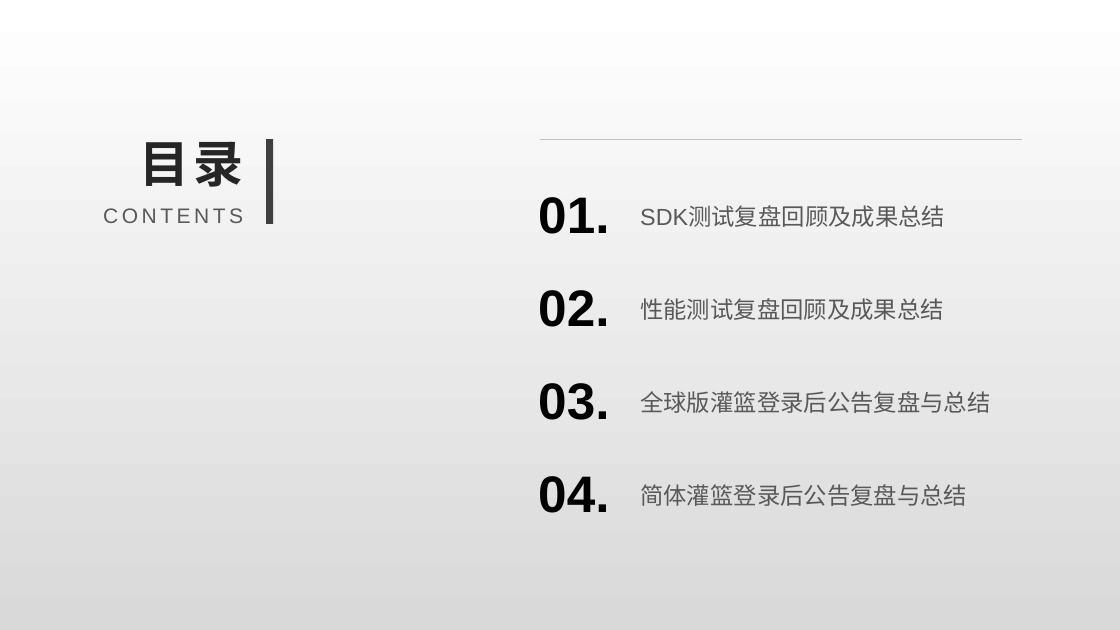
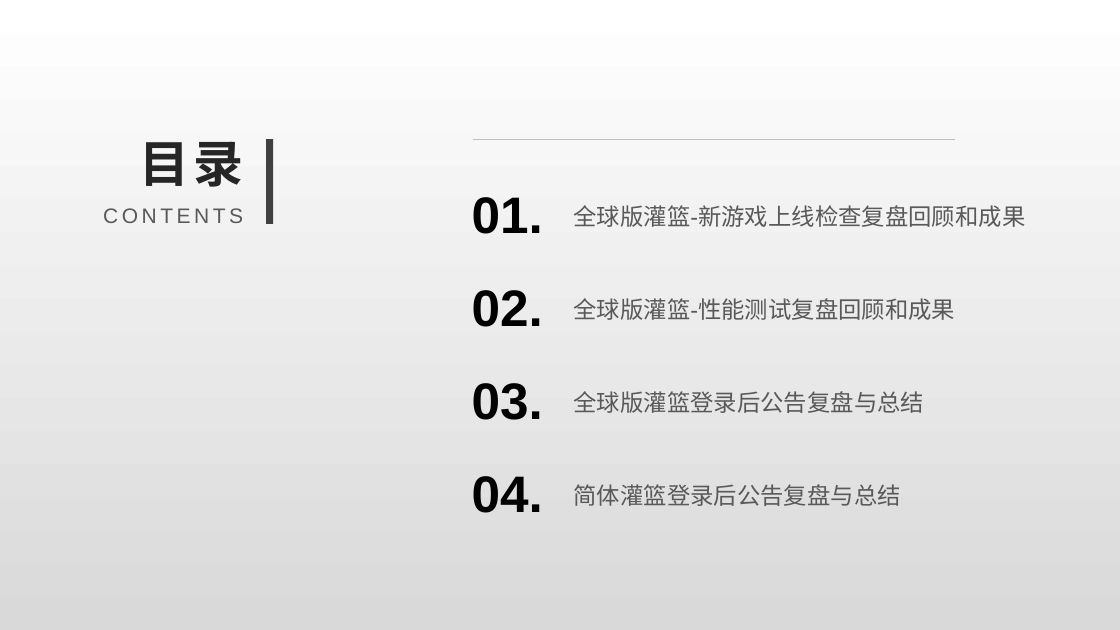
Before and after one commit to Rexixe1993/JavaScriptLesson, a slide deck: slide 2 of 全球版灌篮OBT复盘总结.pptx. Drawn at 1120x630 pixels with LibreOffice and Linux fonts; fonts in the diff are those of the drawing. Boxes give left, top, right and bottom in pixels: in the first picture for what was removed or moved away, otherwise in the second. Text is boxed around its words. In the diff, an @@ line names an element or a change of style, - is before the commit and + after.

```diff
--- a/全球版灌篮OBT复盘总结.pptx
+++ b/全球版灌篮OBT复盘总结.pptx
@@ 6 texts, 1 line: place and size @@
-6 texts, 1 line at [538, 139, 1023, 513]
+6 texts, 1 line at [472, 139, 955, 513]
@@ text at [574, 205, 1026, 227]: text changed @@
-SDK测试复盘回顾及成果总结
+全球版灌篮-新游戏上线检查复盘回顾和成果
@@ text at [574, 298, 956, 320]: text changed @@
-性能测试复盘回顾及成果总结
+全球版灌篮-性能测试复盘回顾和成果
```
Also in this commit, not shown: 9 other slides changed, 2 slides added, 2 slides removed.
